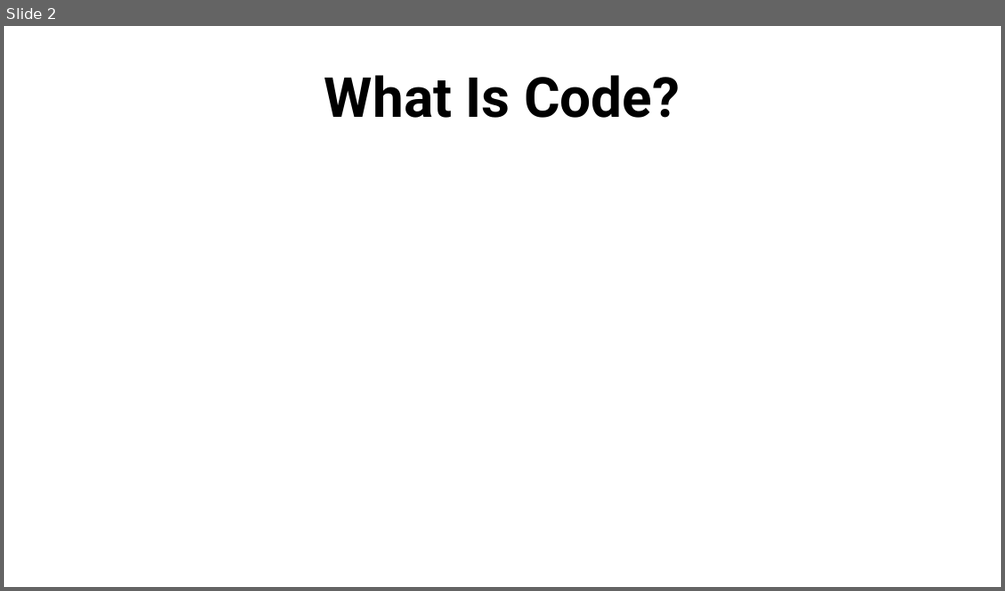
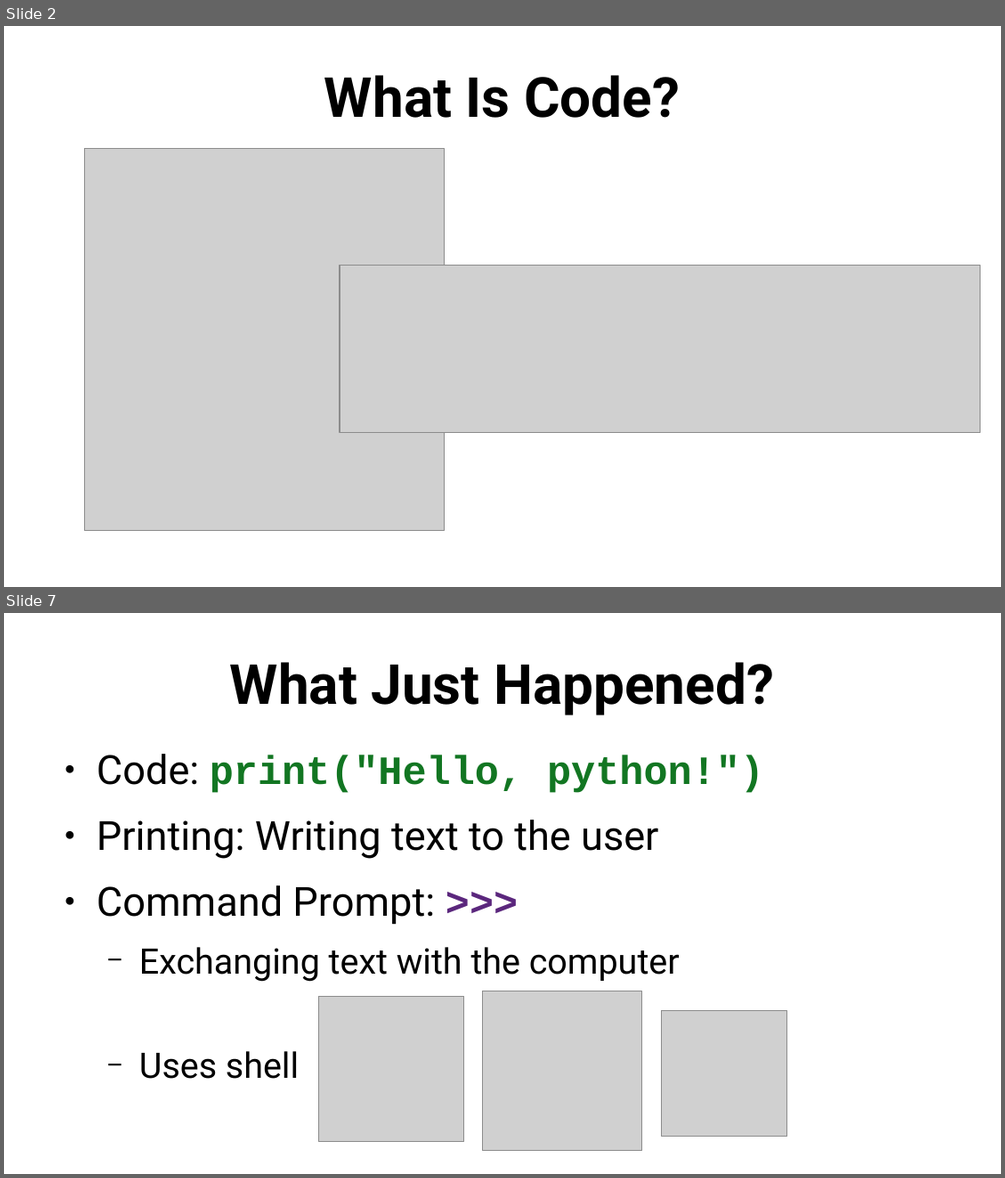
Before and after one commit to SlithyMatt/python-tutorial, a slide deck: lesson1/python101_lesson1_slides.odp. Shown one above the other, each under a label of ours: slide 2 before the commit, slides 2 and 7 after it; the slides between them are not shown. The pictures are 1005x591 and 1005x1178 pixels, drawn with LibreOffice and Linux fonts; fonts in the diff are those of the drawing; grey boxes stand for pictures. Boxes give left, top, right and bottom in pixels: in the first picture for what was removed or moved away, otherwise in the second. Text is boxed around its words. In the diff, an @@ line names an element or a change of style, - is before the commit and + after.

```diff
--- a/lesson1/python101_lesson1_slides.odp
+++ b/lesson1/python101_lesson1_slides.odp
@@ slide 7 added at box(4, 613, 1001, 1174), background #FFFFFF @@
@@ title added at box(230, 662, 774, 715), 44 pt, text #000000, bold @@
+What Just Happened?
@@ text added at box(97, 754, 764, 1078), 32 pt, text #000000 @@
+● Code: print("Hello, python!")
+● Printing: Writing text to the user
+● Command Prompt: >>>
+  − Exchanging text with the computer
+  − Uses shell
@@ picture added at box(319, 997, 463, 1142) @@
@@ picture added at box(483, 991, 642, 1151) @@
@@ picture added at box(662, 1011, 787, 1136) @@
@@ slide 2 changed as well @@
@@ picture added at box(84, 148, 444, 531) @@
@@ picture added at box(340, 265, 980, 432) @@
```
Also in this commit, not shown: 1 other slide changed, 8 other slides added, 1 other file.
